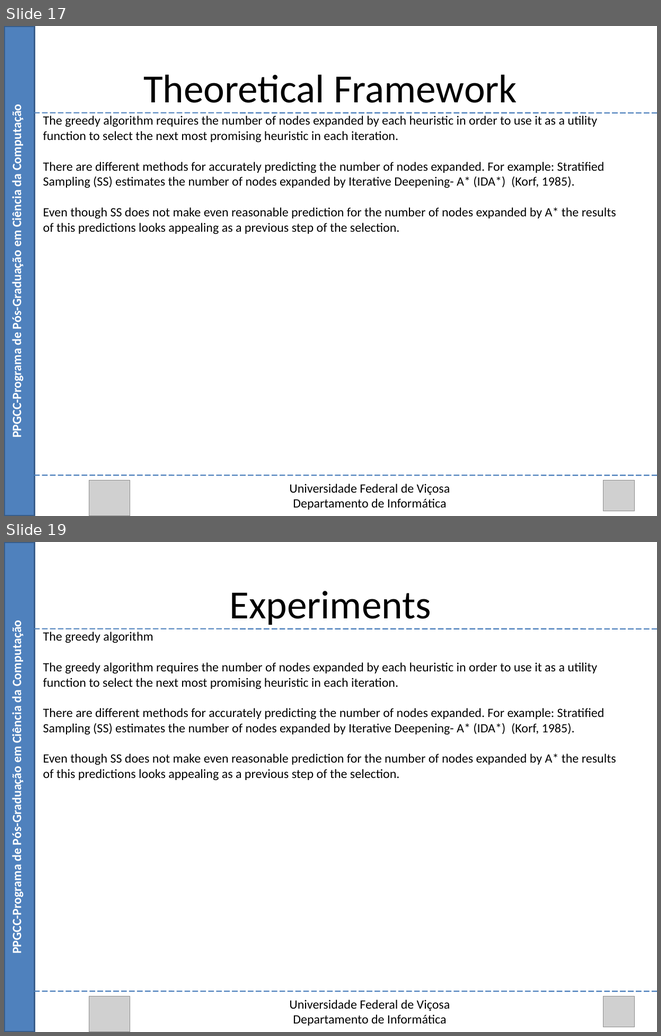
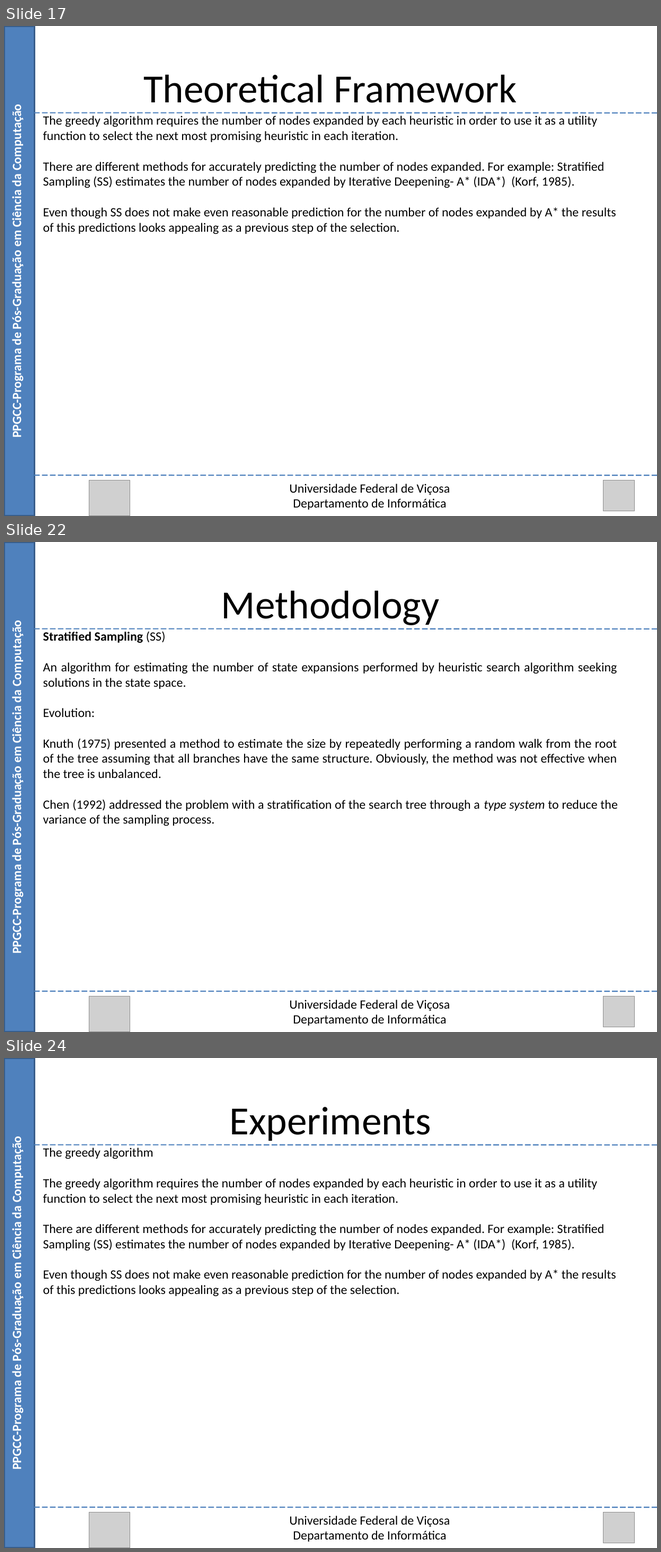
Before and after one commit to Marvinsky/research-marvin, a slide deck: latex/odp/selection heuristics.odp. Shown one above the other, each under a label of ours: slides 17 and 19 before the commit, slides 17, 22 and 24 after it; the slides between them are not shown. The pictures are 661x1036 and 661x1552 pixels, drawn with LibreOffice and Linux fonts; fonts in the diff are those of the drawing; grey boxes stand for pictures. Boxes give left, top, right and bottom in pixels: in the first picture for what was removed or moved away, otherwise in the second. Text is boxed around its words. In the diff, an @@ line names an element or a change of style, - is before the commit and + after.

```diff
--- a/latex/odp/selection heuristics.odp
+++ b/latex/odp/selection heuristics.odp
@@ slide 22 added at (4,542,657,1032), background #FFFFFF @@
@@ rectangle added at (4,542,35,1032), fill #4F81BD, outline #385D8A 2.01 pt @@
@@ text added at (221,590,439,625), 44 pt, text #000000 @@
+Methodology
@@ text added at (9,626,24,951), 14 pt, text #FFFFFF, bold @@
+PPGCC-Programa de Pós-Graduação em Ciência da Computação
@@ line added from (35, 629) to (657, 629), #4A7EBB 1.25 pt @@
@@ text added at (43,631,618,826), 14 pt, text #000000 @@
+Stratified Sampling (SS)
+An algorithm for estimating the number of state expansions performed by heuristic search algorithm seeking solutions in the state space.
+Evolution:
+Knuth (1975) presented a method to estimate the size by repeatedly performing a random walk from the root of the tree assuming that all branches have the same structure. Obviously, the method was not effective when the tree is unbalanced.
+Chen (1992) addressed the problem with a stratification of the search tree through a type system to reduce the variance of the sampling process.
@@ line added from (35, 991) to (657, 991), #4A7EBB 1.25 pt @@
@@ picture added at (89,996,130,1032) @@
@@ text added at (289,999,450,1025), 14 pt, text #000000 @@
+Universidade Federal de Viçosa
+Departamento de Informática
@@ picture added at (603,996,634,1026) @@
@@ what was slide 19 is now slide 24 @@
```
Also in this commit, not shown: 1 slide changed, 4 other slides added.
